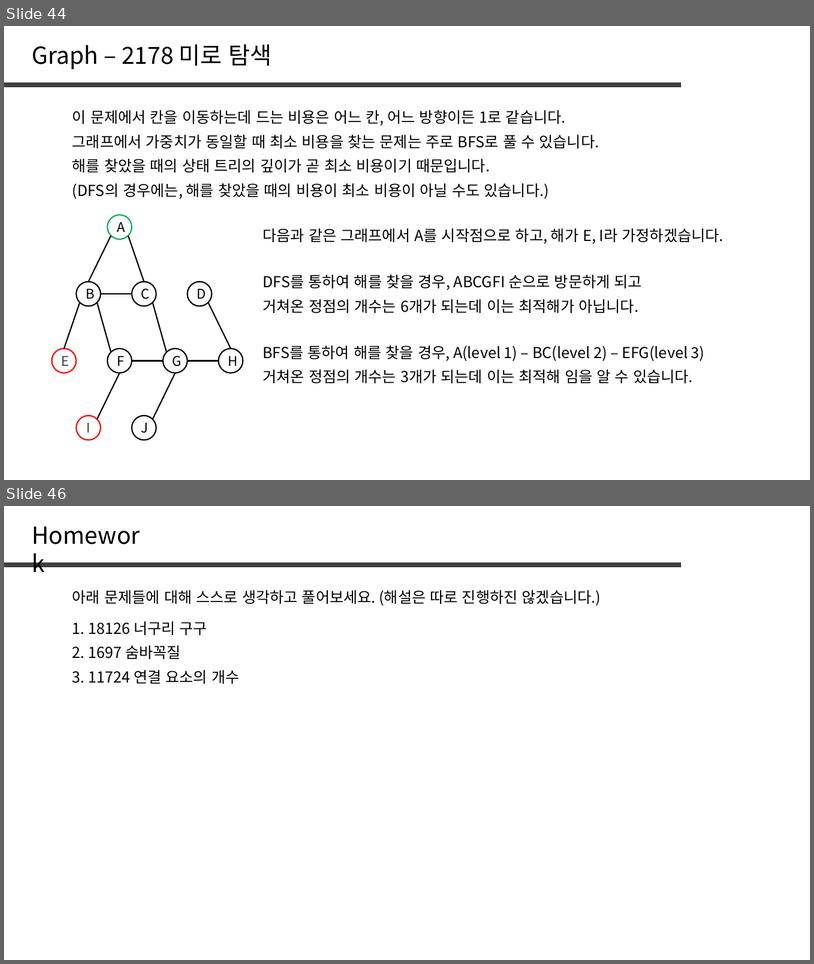
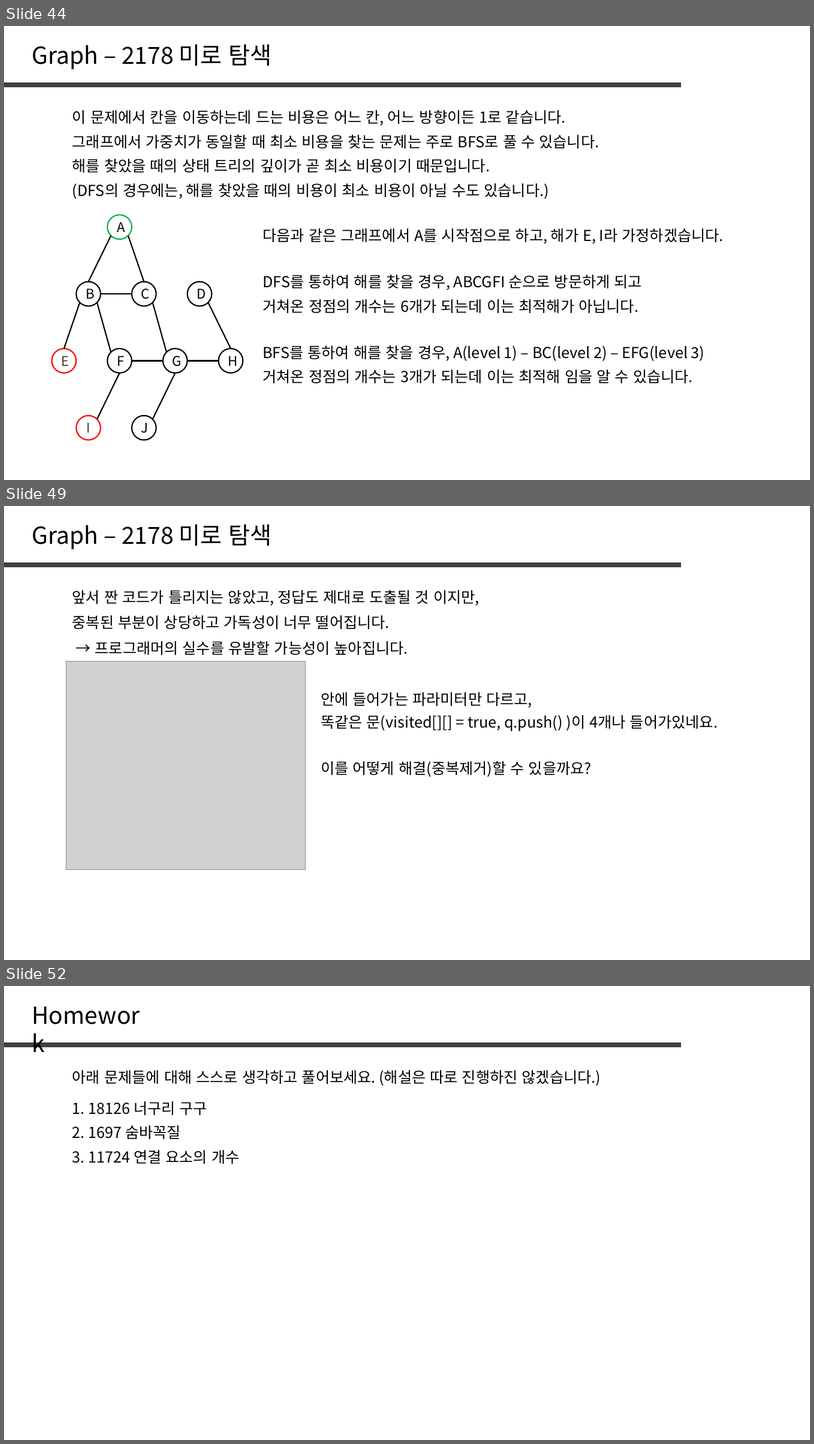
Before and after one commit to jaehoo1/PS-study, a slide deck: study/8_Tree, Graph.pptx. Shown one above the other, each under a label of ours: slides 44 and 46 before the commit, slides 44, 49 and 52 after it; the slides between them are not shown. The pictures are 814x964 and 814x1444 pixels, drawn with LibreOffice and Linux fonts; fonts in the diff are those of the drawing; grey boxes stand for pictures. Boxes give left, top, right and bottom in pixels: in the first picture for what was removed or moved away, otherwise in the second. Text is boxed around its words. In the diff, an @@ line names an element or a change of style, - is before the commit and + after.

```diff
--- a/study/8_Tree, Graph.pptx
+++ b/study/8_Tree, Graph.pptx
@@ slide 49 added at (x1=4, y1=506, x2=810, y2=960), background #FFFFFF @@
@@ text added at (x1=32, y1=524, x2=272, y2=549), 28 pt, text #000000 @@
+Graph – 2178 미로 탐색
@@ line added from (4, 565) to (681, 565), #404040 6 pt @@
@@ text added at (x1=72, y1=590, x2=480, y2=606), 18 pt, text #000000 @@
+앞서 짠 코드가 틀리지는 않았고, 정답도 제대로 도출될 것 이지만,
@@ text added at (x1=72, y1=615, x2=390, y2=629), 18 pt, text #000000 @@
+중복된 부분이 상당하고 가독성이 너무 떨어집니다.
@@ text added at (x1=95, y1=641, x2=408, y2=655), 18 pt, text #000000 @@
+→ 프로그래머의 실수를 유발할 가능성이 높아집니다.
@@ picture added at (x1=66, y1=661, x2=306, y2=870) @@
@@ text added at (x1=321, y1=692, x2=533, y2=708), 18 pt, text #000000 @@
+안에 들어가는 파라미터만 다르고,
@@ text added at (x1=321, y1=715, x2=718, y2=731), 18 pt, text #000000 @@
+똑같은 문(visited[][] = true, q.push() )이 4개나 들어가있네요.
@@ text added at (x1=321, y1=761, x2=592, y2=777), 18 pt, text #000000 @@
+이를 어떻게 해결(중복제거)할 수 있을까요?
@@ what was slide 46 is now slide 52 @@
```
Also in this commit, not shown: 1 slide changed, 6 other slides added, 1 slide removed.
